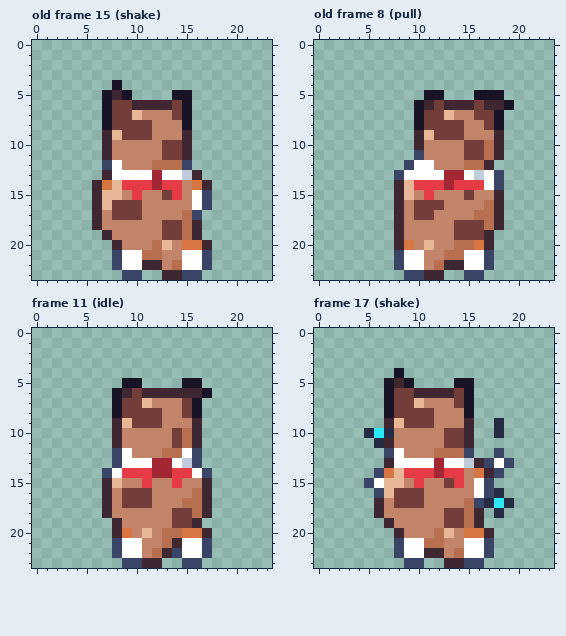
Two states of a pixel-art file, art/minis/dog-archie@50.aseprite. The first picture shows the starting point.
24x24 pixels, 23 frames. Shown: old frame 15 (shake), old frame 8 (pull), frame 11 (idle), frame 17 (shake). The commit also changed other frames, which this record leaves out.
After:
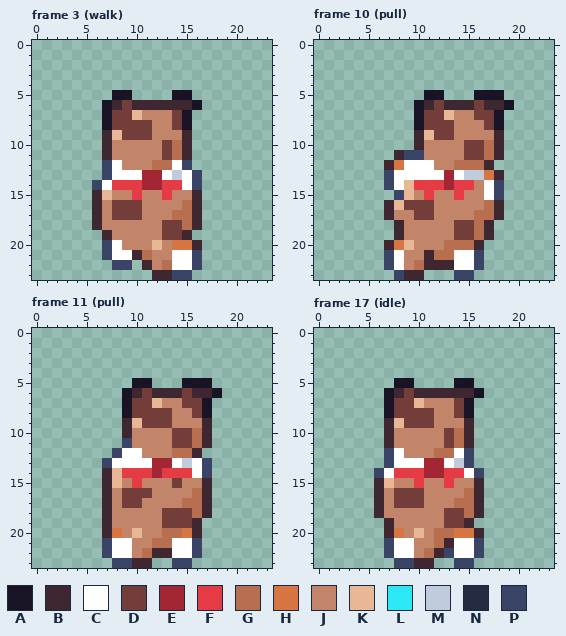
Palette (. is transparent): A #181425  B #3e2731  C #ffffff  D #733e39  E #a22633  F #e43b44  G #b86f50  H #d77643  J #c28569  K #e8b796  L #2ce8f5  M #c0cbdc  N #262b44  P #3a4466
A new or re-ordered frame is compared with the old frame closest to it.
The exact change:
frames re-ordered
Frame 3 (walk) against old frame 15 (shake):
y 4: x 8 A -> .
y 5: x 7..8 AB -> .A
y 6: x 8 D -> B; x 14..16 DA. -> BBA
y 8: x 14 J -> D
y 10..11: x 14 D -> G
y 12: x 14 G -> C
y 13: x 7 B -> P; x 11 C -> E; x 14..16 CMB -> MCP
y 14: x 6..8 BHK -> PCF; x 11 F -> E; x 15..17 JHB -> CP.
y 15: x 8 K -> J; x 13..14 DF -> FJ; x 16..17 CP -> B.
y 16: x 7 K -> J; x 15..17 JCP -> GB.
y 17: x 14 J -> G; x 16 P -> B
y 19: x 15..16 GB -> B.
y 20: x 7..8 .B -> PC; x 12..14 GKJ -> KJH; x 16..17 HB -> B.
y 21: x 7..8 .P -> PC; x 10 C -> B; x 12 G -> J; x 14 J -> C; x 16..17 CP -> P.
y 22: x 9..10 CC -> P.; x 12..14 BJG -> JGC; x 16..17 CP -> P.
y 23: x 9..10 PP -> ..; x 12 . -> B; x 14 B -> P; x 16 P -> .
Frame 10 (pull) against old frame 8 (pull):
y 8..9: x 14 D -> J
y 11: x 8..9 .. -> BP
y 12: x 7..9 ..P -> BHC; x 14 J -> G
y 13: x 7..8 .P -> PC; x 14..15 EC -> CM; x 17..18 CP -> HB
y 14: x 7..8 .B -> PC; x 16 F -> J
y 15: x 8 B -> P; x 14..15 JD -> FJ; x 17..18 JB -> CP
y 16: x 7..9 .BJ -> BKD; x 12 D -> J
y 17: x 7..8 .B -> BJ
y 18: x 16..18 DGB -> GB.
y 19: x 16 D -> G
y 20: x 7..9 .BH -> BHK; x 11 K -> J; x 13 J -> G; x 16..17 HB -> B.
y 21: x 7..12 .PCCJJ -> PCJJBG; x 14 G -> C; x 16..17 CP -> P.
y 22: x 7..12 .PCCJG -> PCJGBB; x 14 B -> C; x 16..17 CP -> P.
y 23: x 8..12 .PPBB -> PBB..; x 14 . -> P; x 16 P -> .
Frame 11 (pull):
y 5: x 9 A -> .; x 11 . -> A; x 17 . -> A
y 6: x 8..11 ABDB -> .ABD; x 15 B -> D; x 17..18 A. -> BA
y 7: x 8..9 AD -> .A; x 11..12 KJ -> DK; x 16..17 A. -> DA
y 8: x 8..9 AD -> .A; x 13 J -> D; x 15..17 DA. -> JDA
y 9: x 8..10 BKD -> .BK; x 13 J -> D; x 16..17 B. -> JB
y 10: x 8..9 BJ -> .B; x 15..17 GB. -> DGB
y 11: x 8..9 BJ -> .P; x 15..17 GB. -> DGB
y 12: x 10 J -> C; x 13 G -> J; x 15..16 CP -> GB
y 13: x 7..8 .P -> PC; x 16..17 P. -> CP
y 14: x 7..8 PC -> BK; x 13 E -> F
y 15: x 10..11 JF -> FJ; x 14 F -> D
y 17: x 11 D -> J
y 18: x 13 J -> D
y 19: x 7..8 .B -> BJ; x 13 J -> D
y 20: x 7..11 .BHJK -> BHJKJ; x 16..17 HB -> B.
y 21: x 7..8 .P -> PC; x 10 C -> J; x 12 J -> G; x 14 B -> C; x 16..17 CP -> P.
y 22: x 7..8 .P -> PC; x 10..12 CJG -> JGB; x 14 P -> C; x 16..17 CP -> P.
y 23: x 8 . -> P; x 10 P -> B; x 12 B -> .; x 14 . -> P; x 16 P -> .
Frame 17 (idle):
y 4: x 8 A -> .
y 5: x 7..8 AB -> .A
y 6: x 8 D -> B; x 14..16 DA. -> BBA
y 8: x 14 J -> D
y 9: x 18 N -> .
y 10: x 5..7 NLN -> ..B; x 14 D -> G; x 18 N -> .
y 11: x 6 N -> .; x 14 D -> G
y 12: x 14 G -> C; x 18 P -> .
y 13: x 7 B -> P; x 11 C -> E; x 14..19 CMBPCP -> MP....
y 14: x 7..8 HK -> CF; x 11 F -> E; x 15..18 JHBP -> CP..
y 15: x 5..6 PC -> .B; x 8 K -> J; x 13..14 DF -> FJ; x 16..17 CP -> B.
y 16: x 6..7 PK -> BJ; x 15..18 JCPN -> GB..
y 17: x 14 J -> G; x 16..19 PNLN -> B...
y 18: x 18 N -> .
y 19: x 15..16 GB -> B.
y 20: x 7..8 .B -> BH; x 10 J -> K; x 13..14 KJ -> GH; x 16..17 HB -> B.
y 21: x 7..8 .P -> PC; x 10..11 CG -> JJ; x 13..14 JJ -> BC; x 16..17 CP -> P.
y 22: x 7..8 .P -> PC; x 10..11 CB -> JG; x 13..14 JG -> PC; x 16..17 CP -> P.
y 23: x 8 . -> P; x 10..11 P. -> BB; x 13..14 BB -> .P; x 16 P -> .
